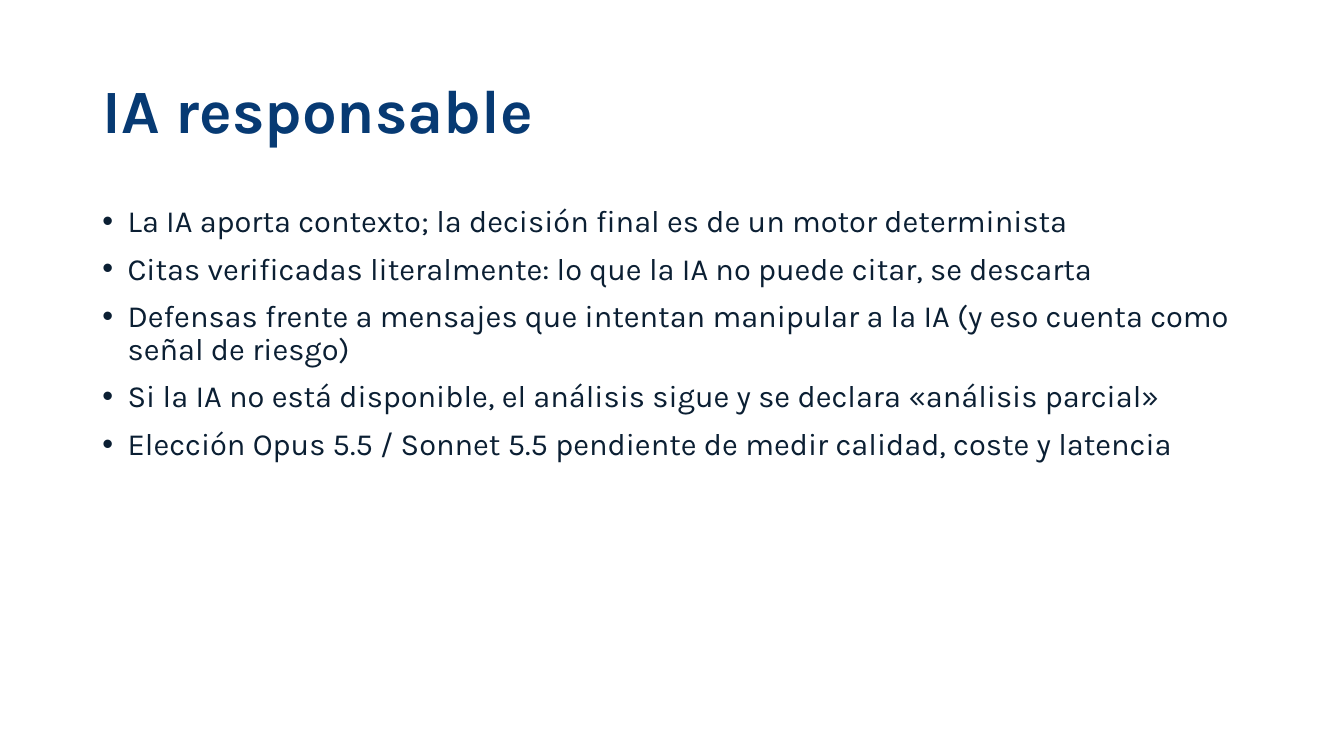
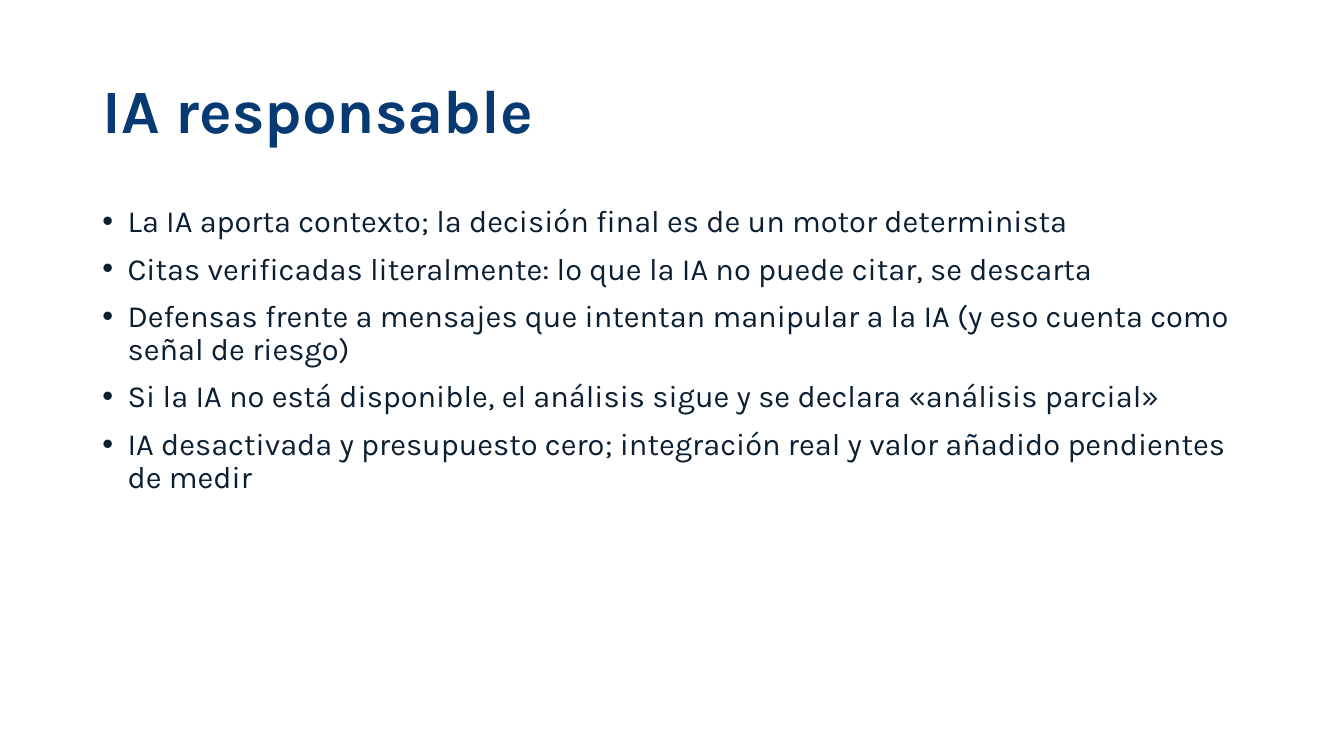
Before and after one commit to diegoalmajano/hackaton-finance-antifraude, a slide deck: slide 6 of docs/entrega/Presentacion_Asistente_Antifraude.pptx. Drawn at 1344x756 pixels with LibreOffice and Linux fonts; fonts in the diff are those of the drawing. Boxes give left, top, right and bottom in pixels: in the first picture for what was removed or moved away, otherwise in the second. Text is boxed around its words. In the diff, an @@ line names an element or a change of style, - is before the commit and + after.

```diff
--- a/docs/entrega/Presentacion_Asistente_Antifraude.pptx
+++ b/docs/entrega/Presentacion_Asistente_Antifraude.pptx
@@ text at [128, 431, 1226, 489]: text changed @@
-• Elección Opus 5.5 / Sonnet 5.5 pendiente de medir calidad, coste y latencia
+• IA desactivada y presupuesto cero; integración real y valor añadido pendientes de medir
```
Also in this commit, not shown: 3 other slides changed, 25 other files.
